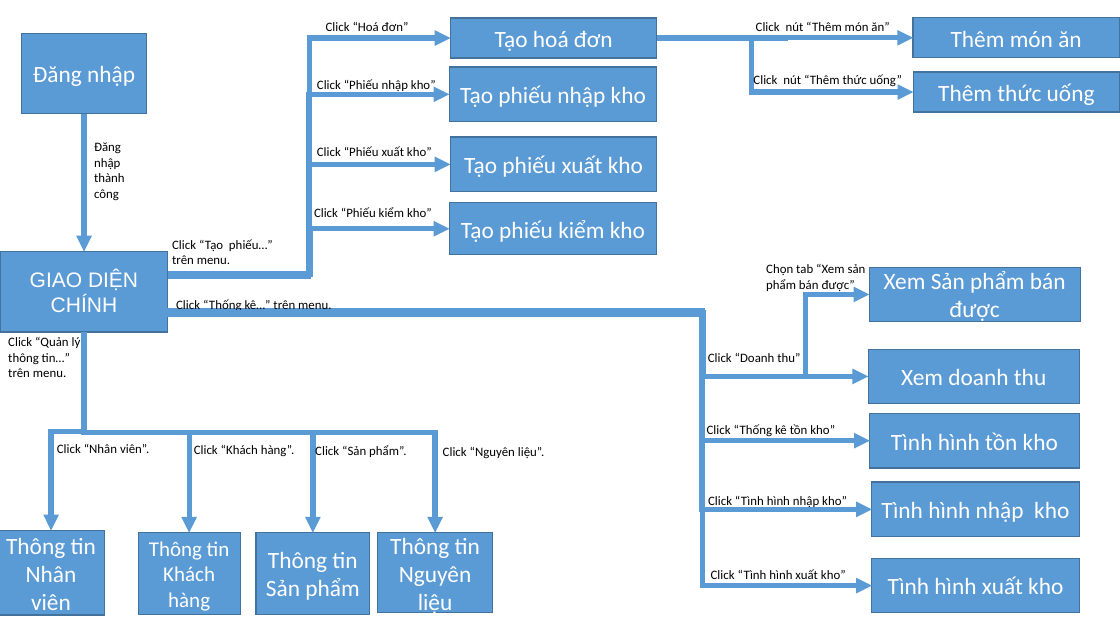
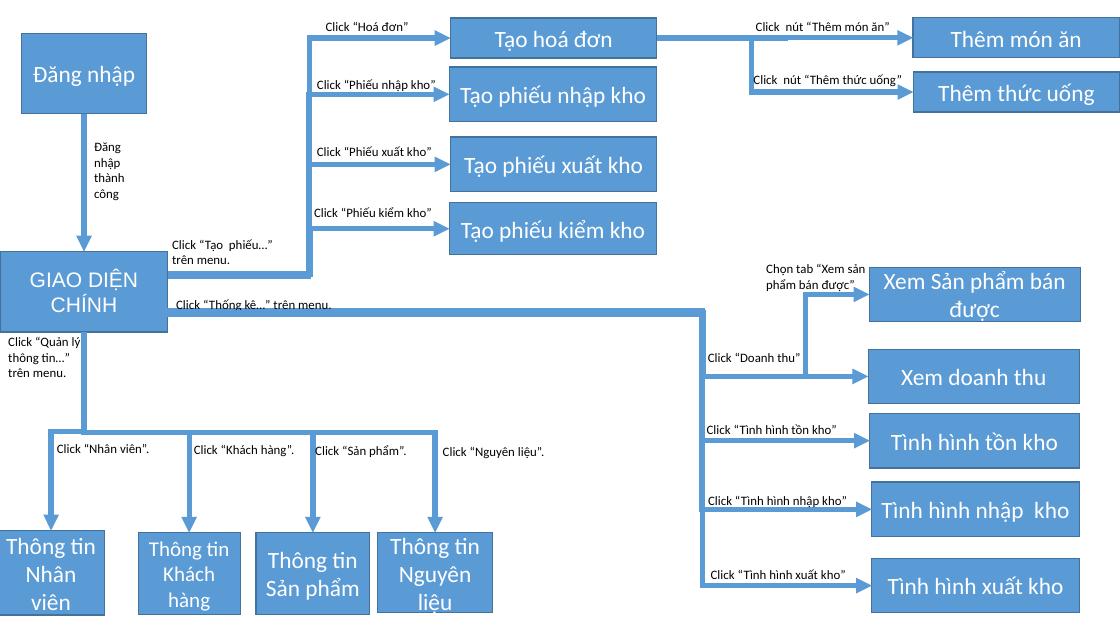
Before and after one commit to trieu-hphuc96/PTTKHDT, a slide deck: slide 1 of Screen Design document/Screen_Diagram.pptx. Drawn at 1120x630 pixels with LibreOffice and Linux fonts; fonts in the diff are those of the drawing. Boxes give left, top, right and bottom in pixels: in the first picture for what was removed or moved away, otherwise in the second. Text is boxed around its words. In the diff, an @@ line names an element or a change of style, - is before the commit and + after.

```diff
--- a/Screen Design document/Screen_Diagram.pptx
+++ b/Screen Design document/Screen_Diagram.pptx
@@ text at [707, 424, 837, 434]: text changed @@
-Click “Thống kê tồn kho”
+Click “Tình hình tồn kho”
```
Also in this commit, not shown: 8 other files.
